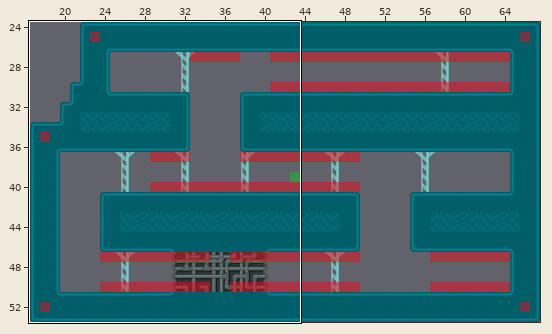
Two versions of a level (Tiled map (JSON), assets/jsons/levels/level10.json). Above: a wide view before the commit, with the close-up outlined.
Close-up. Before the edit:
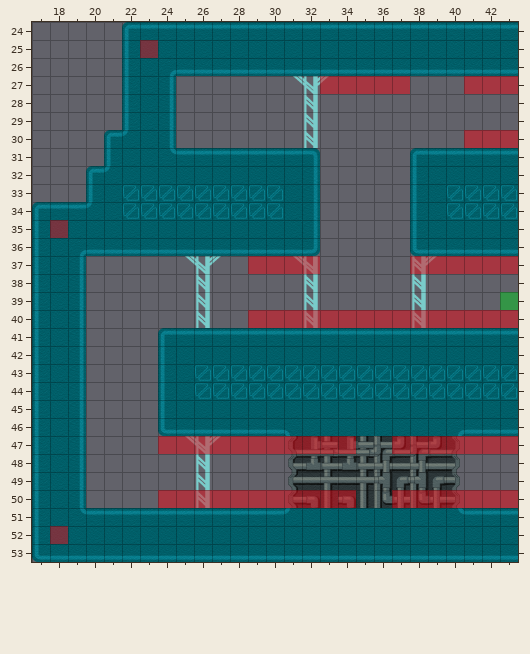
Cells are 64x64 px. Shown: x 17..43, y 24..53. The commit also changed other parts of the map, which this record leaves out. Not drawn, because the pictures are missing: unchanged layer "Terrain".
New version:
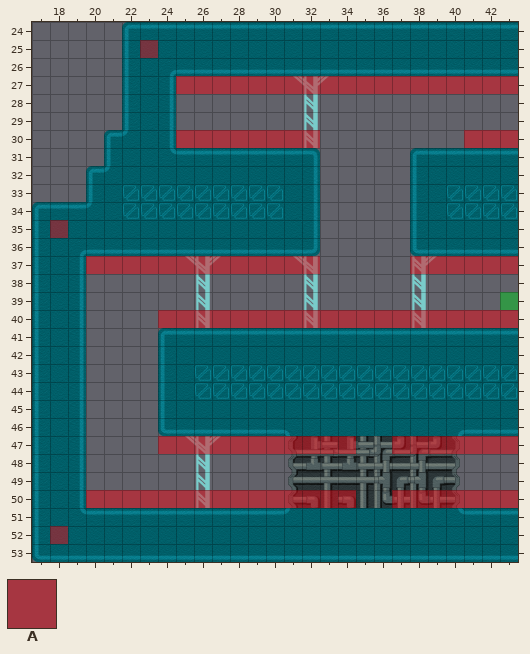
Key: from "board": A 2 "boardFloor".
_ is an empty cell, . an unchanged one.
See-through tiles are keyed as they look on the map.
Author's note on the commit: some enemy board updates
Edits made:
--- layer "BoardGravityUp"
@@ x 25..40 @@
-27 ________.....___
+27 AAAAAAAA.....AAA
@@ x 20..28 @@
-37 _________
+37 AAAAAAAAA
--- layer "BoardGravityDown"
@@ x 25..32 @@
-30 ________
+30 AAAAAAAA
@@ x 24..28 @@
-40 _____
+40 AAAAA
@@ x 20..23 @@
-50 ____
+50 AAAA
